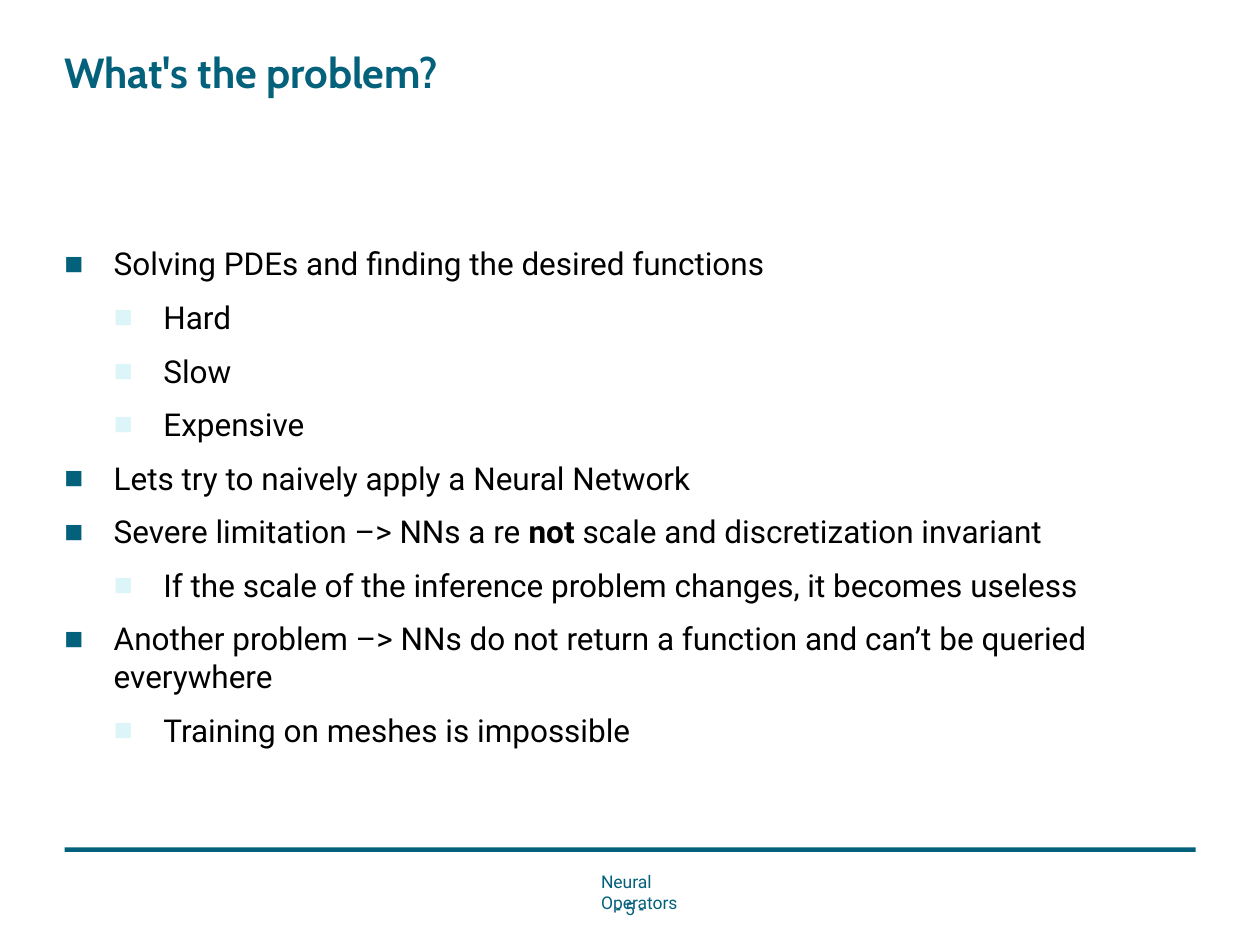
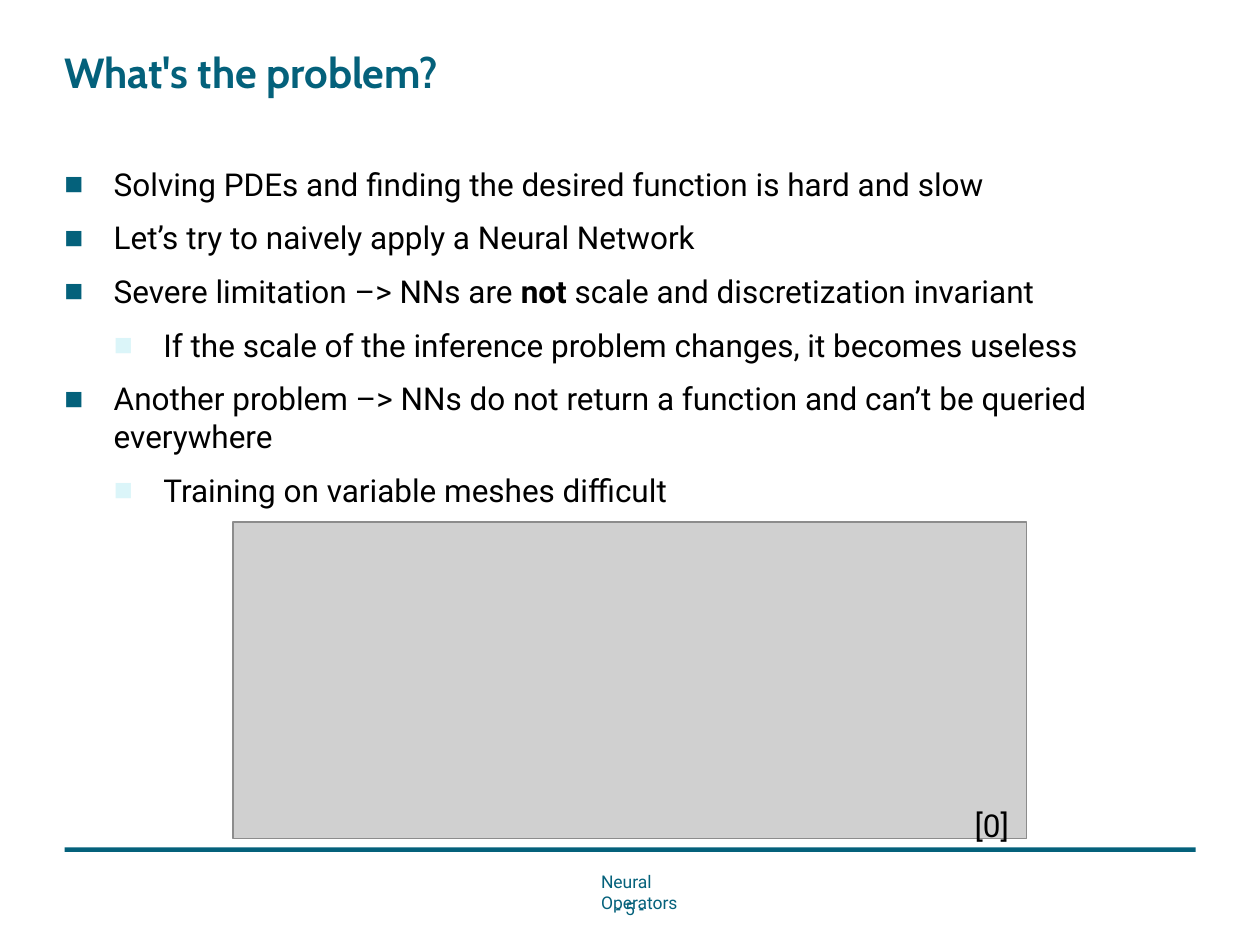
Before and after one commit to Nerrror/NeuralOperator, a slide deck: slide 5 of NeuralOperator.pptx. Drawn at 1260x945 pixels with LibreOffice and Linux fonts; fonts in the diff are those of the drawing; grey boxes stand for pictures; background and template pictures are left out. Boxes give left, top, right and bottom in pixels: in the first picture for what was removed or moved away, otherwise in the second. Text is boxed around its words. In the diff, an @@ line names an element or a change of style, - is before the commit and + after.

Commit message:
update

```diff
--- a/NeuralOperator.pptx
+++ b/NeuralOperator.pptx
@@ text "Solving PDEs and finding the ...": place and size @@
-text "Solving PDEs and finding the ..." at bbox=[114, 251, 1087, 749]
+text "Solving PDEs and finding the ..." at bbox=[114, 172, 1087, 509]
@@ text at bbox=[114, 172, 1034, 304]: text changed @@
-■ Solving PDEs and finding the desired functions
-  ■ Hard
-  ■ Slow
-  ■ Expensive
-■ Lets try to naively apply a Neural Network
-■ Severe limitation –> NNs a re not scale and discretization invariant
+■ Solving PDEs and finding the desired function is hard and slow
+■ Let’s try to naively apply a Neural Network
+■ Severe limitation –> NNs are not scale and discretization invariant
@@ text at bbox=[163, 478, 667, 509]: text changed @@
-  ■ Training on meshes is impossible
+  ■ Training on variable meshes difficult
@@ picture added at bbox=[233, 522, 1027, 838] @@
@@ text added at bbox=[975, 811, 1009, 845], 18 pt, text #000000 @@
+[0]
```
Also in this commit, not shown: 3 other slides changed, 1 slide added.
